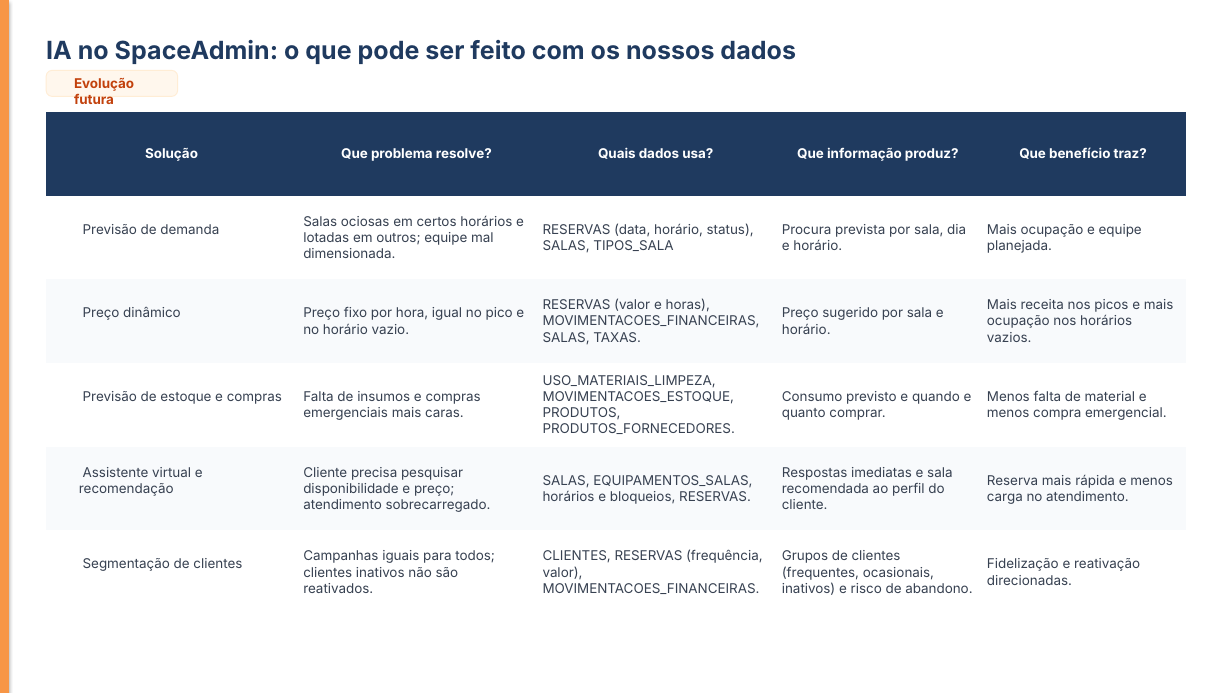
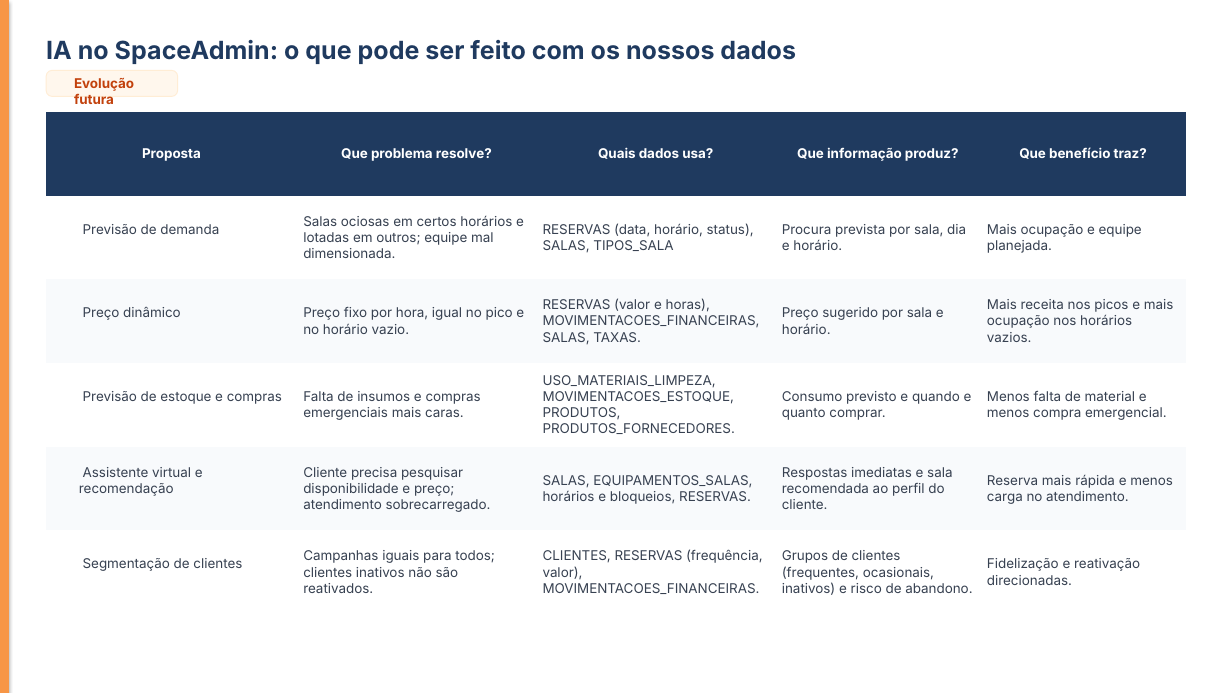
Before and after one commit to Pablo-Liraa/erp-agendamento-salas-spaceadmin, a slide deck: slide 8 of docs/ppt/SpaceAdmin ERP.pptx. Drawn at 1232x693 pixels with LibreOffice and Linux fonts; fonts in the diff are those of the drawing; background and template pictures are left out. Boxes give left, top, right and bottom in pixels: in the first picture for what was removed or moved away, otherwise in the second. Text is boxed around its words. In the diff, an @@ line names an element or a change of style, - is before the commit and + after.

```diff
--- a/docs/ppt/SpaceAdmin ERP.pptx
+++ b/docs/ppt/SpaceAdmin ERP.pptx
@@ table at box(46, 112, 1186, 615) @@
-row 1, column 1: Solução
+row 1, column 1: Proposta
```
Also in this commit, not shown: 1 other slide changed, 2 other files.
